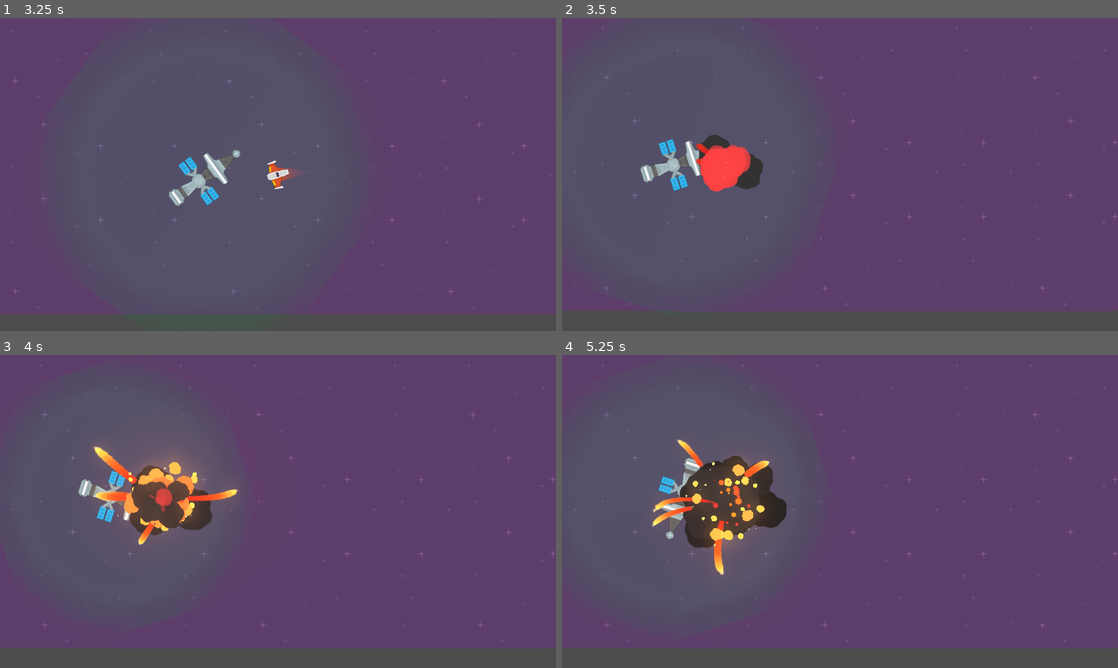
Above: before the commit, frames 1-4 (two rows, left to right).
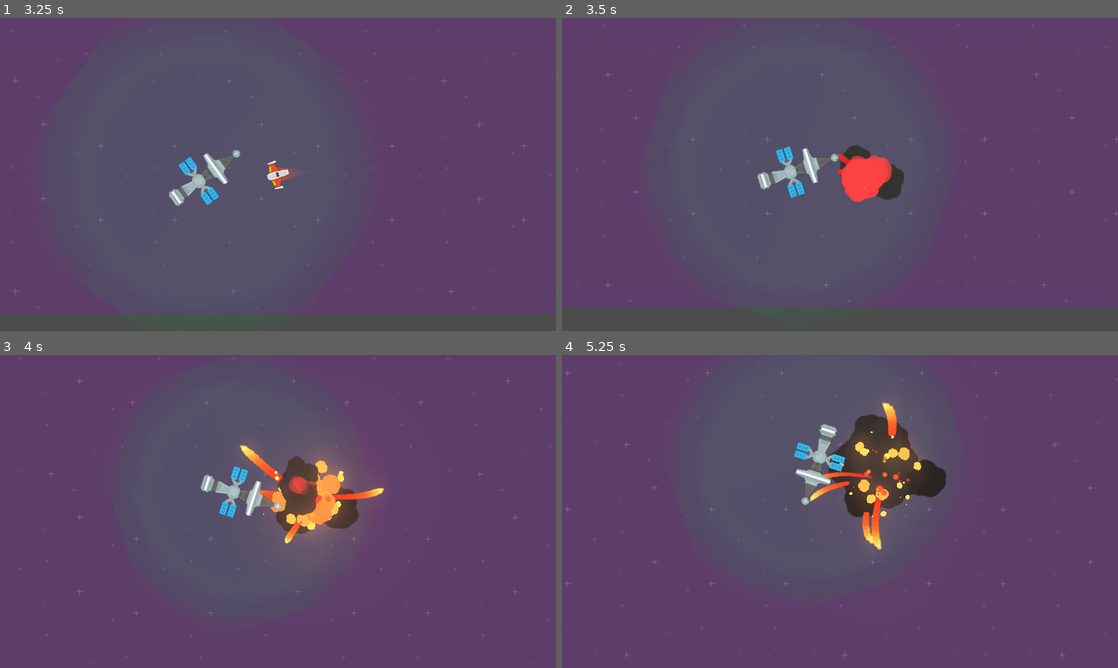
Above: after the commit, the same moments.

Repository: Elunneh/Juego-Meteo
Game: Godot game, scene res://Juego/Niveles/NivelTest.tscn
Same seed, same stepped clock (60 frames per second), same inputs: the game is played once before the commit and once after it.
Inputs (mouse positions are in pixels of both pictures, inside the frame that each line leads up to):
- Up to frame 1 (3.25 s): move the mouse to (250, 237) at 0.52 s; press the mouse at (250, 237) at 0.53 s; hold W (mover_adelante) 0.53-2.03 s; move the mouse to (444, 221) at 1.27 s; release the mouse at (444, 221) at 1.28 s; right-click (444, 221) at 1.35 s; move the mouse to (111, 127) at 2.02 s; hold S (mover_atras) from 2.03 s (still down); tap E (recarga_laser) at 2.1 s; move the mouse to (305, 174) at 2.77 s; tap A (rotar_antihorario) at 2.85 s
- Up to frame 2 (3.5 s): keep holding S (mover_atras)
- Up to frame 3 (4 s): keep holding S (mover_atras); move the mouse to (194, 433) at 3.52 s; hold D (rotar_horario) from 3.53 s (still down)
- Up to frame 4 (5.25 s): move the mouse to (962, 495) at 4.27 s; release S (mover_atras) at 4.28 s; release D (rotar_horario) at 4.28 s; hold W (mover_adelante) from 4.28 s (still down); tap Mouse wheel up (zoom_acercar) at 4.35 s; move the mouse to (728, 527) at 5.02 s; hold Mouse wheel down (zoom_alejar) from 5.03 s (still down)

Frame 1 is identical in both runs. In frame 2, 5.9% of the frame differs, in the area x 0-100%, y 2-94%; in frame 3, 16%; in frame 4, 18%, in the area x 0-100%, y 2-100%.

Commit message:
actualizado

Diff:
--- a/Juego/Autoload/Eventos.gd
+++ b/Juego/Autoload/Eventos.gd
@@ -1,7 +1,7 @@
 extends Node
 
 signal disparo(proyectil)
-signal nave_destruida( posicion, explosiones)
+signal nave_destruida(nave, posicion, explosiones)
 signal nave_en_sector_peligro(centro_camara, tipo_peligro, num_peligros)
 signal spawn_meteorito(posicion, direccion, tamanio)
 signal meteorito_destruido(posicion)
--- a/Juego/Naves/Player/Player.gd
+++ b/Juego/Naves/Player/Player.gd
@@ -90,8 +90,8 @@
 			colisionador.set_deferred("disabled", true)
 		ESTADO.MUERTO:
 			colisionador.set_deferred("disabled", true)
-			canion.set_puede_disparar(true)
-			Eventos.emit_signal("nave_destruida", global_position)
+			canion.set_puede_disparar(false)
+			Eventos.emit_signal("nave_destruida", self, global_position)
 			queue_free()
 		_:
 			printerr("Error de Estado")
@@ -132,14 +132,14 @@
 ## Destruccion
 func destruir() -> void:
 	controlador_estados(ESTADO.MUERTO)
-	Eventos.emit_signal("nave_destruida", global_position, 3)
+	Eventos.emit_signal("nave_destruida", self, global_position, 3)
 	queue_free()
 
 
 func recibir_danio(danio:float)-> void:
 	hitpoints -= danio
 	if hitpoints <= 0.0:
-		Eventos.emit_signal("nave_destruida", global_position, 3)
+		Eventos.emit_signal("nave_destruida",self, global_position, 3)
 
 		controlador_estados(ESTADO.MUERTO)
 		impacto_sfx.play()
--- a/Juego/Niveles/Nivel.gd
+++ b/Juego/Niveles/Nivel.gd
@@ -57,8 +57,7 @@
 
 
 
-func _on_disparo(proyectil:Proyectil) -> void:
-	contenedor_proyectiles.add_child(proyectil)
+
 
 
 
@@ -95,12 +94,30 @@
 	$TweenCamara.start()
 
 
+func crear_posiciones_aleatoria(rango_horizontal: float, rango_vertical: float) -> Vector2:
+	randomize()
+	var rand_x = rand_range(-rango_horizontal, rango_horizontal)
+	var rand_y = rand_range(-rango_vertical, rango_vertical)
+	return Vector2 (rand_x, rand_y)
+
 
 ##conexion señales externas
-func _on_nave_destruida(posicion: Vector2, num_explosiones:int) -> void:
+func _on_disparo(proyectil:Proyectil) -> void:
+	contenedor_proyectiles.add_child(proyectil)
+
+
+
+
+func _on_nave_destruida(nave: Player, posicion: Vector2, num_explosiones:int) -> void:
+	if nave is Player:
+		transicion_camaras(posicion, posicion + crear_posiciones_aleatoria(-200.0, 200.0), camara_nivel, tiempo_transicion_camara )
+
+
+
+
 	for i in range (num_explosiones):
 		var new_explosion:Node2D = explosion.instance()
-		new_explosion.global_position = posicion
+		new_explosion.global_position = posicion + crear_posiciones_aleatoria(100.0, 50.0)
 		add_child(new_explosion)
 		yield(get_tree().create_timer(0.6), "timeout")
 
--- a/Juego/Niveles/NivelTest.tscn
+++ b/Juego/Niveles/NivelTest.tscn
@@ -20,6 +20,7 @@
 sector_meteoritos = ExtResource( 9 )
 
 [node name="ParallaxBackground" type="ParallaxBackground" parent="."]
+scroll_ignore_camera_zoom = true
 
 [node name="ParallaxFondo" type="ParallaxLayer" parent="ParallaxBackground"]
 motion_mirroring = Vector2( 256, 256 )
@@ -83,17 +84,22 @@
 position = Vector2( -753.834, 723.344 )
 texture = ExtResource( 8 )
 
+[node name="TriggersLluviaMeteoritos" type="Node" parent="."]
+
+[node name="SectorDePeligro" parent="TriggersLluviaMeteoritos" instance=ExtResource( 5 )]
+position = Vector2( 2215.3, 190.417 )
+tipo_peligro = "Meteorito"
+
+[node name="ContenedorEstaciones" type="Node" parent="."]
+
+[node name="EstacionRecarga" parent="ContenedorEstaciones" instance=ExtResource( 12 )]
+position = Vector2( 412.95, 497.803 )
+
 [node name="Player" parent="." instance=ExtResource( 1 )]
 position = Vector2( 873.876, 475.856 )
 
 [node name="WorldEnvironment" type="WorldEnvironment" parent="."]
 environment = ExtResource( 2 )
-
-[node name="TriggersLluviaMeteoritos" type="Node" parent="."]
-
-[node name="SectorDePeligro" parent="TriggersLluviaMeteoritos" instance=ExtResource( 5 )]
-position = Vector2( 2215.3, 190.417 )
-tipo_peligro = "Meteorito"
 
 [node name="CamaraNivel" type="Camera2D" parent="."]
 script = ExtResource( 11 )
@@ -101,7 +107,4 @@
 [node name="TweenZoom" type="Tween" parent="CamaraNivel"]
 
 [node name="TweenCamara" type="Tween" parent="."]
-
-[node name="EstacionRecarga" parent="." instance=ExtResource( 12 )]
-position = Vector2( 412.95, 497.803 )
 [connection signal="tween_completed" from="TweenCamara" to="." method="_on_TweenCamara_tween_completed"]
